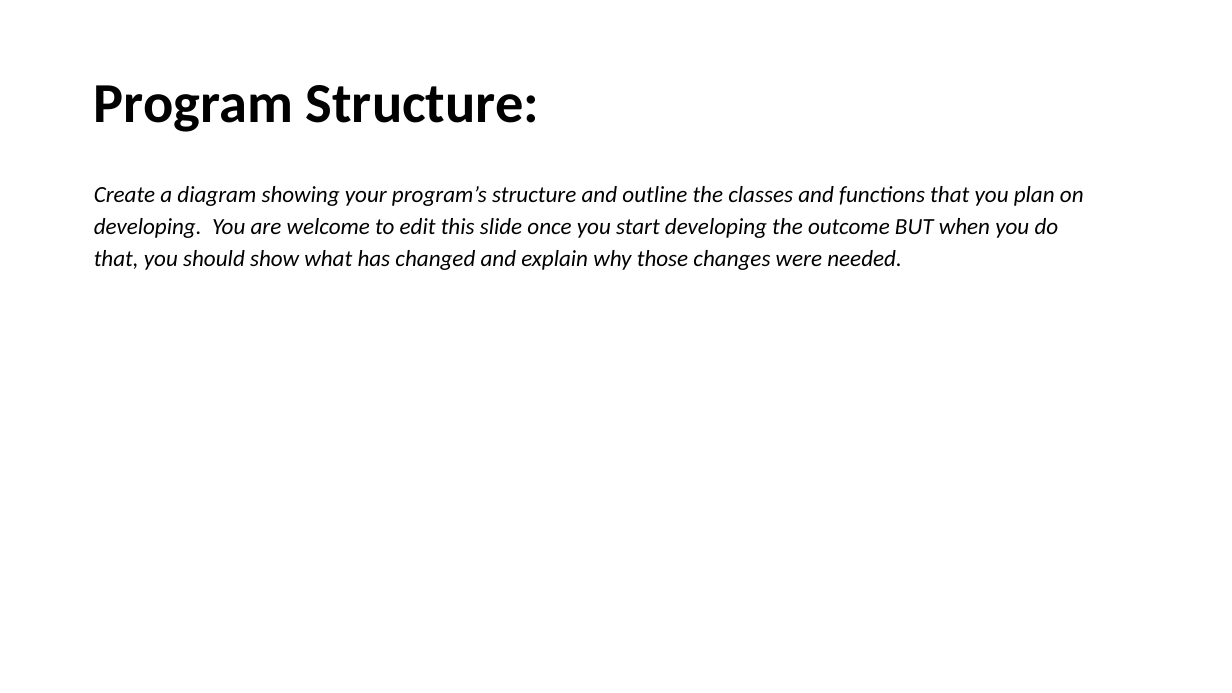
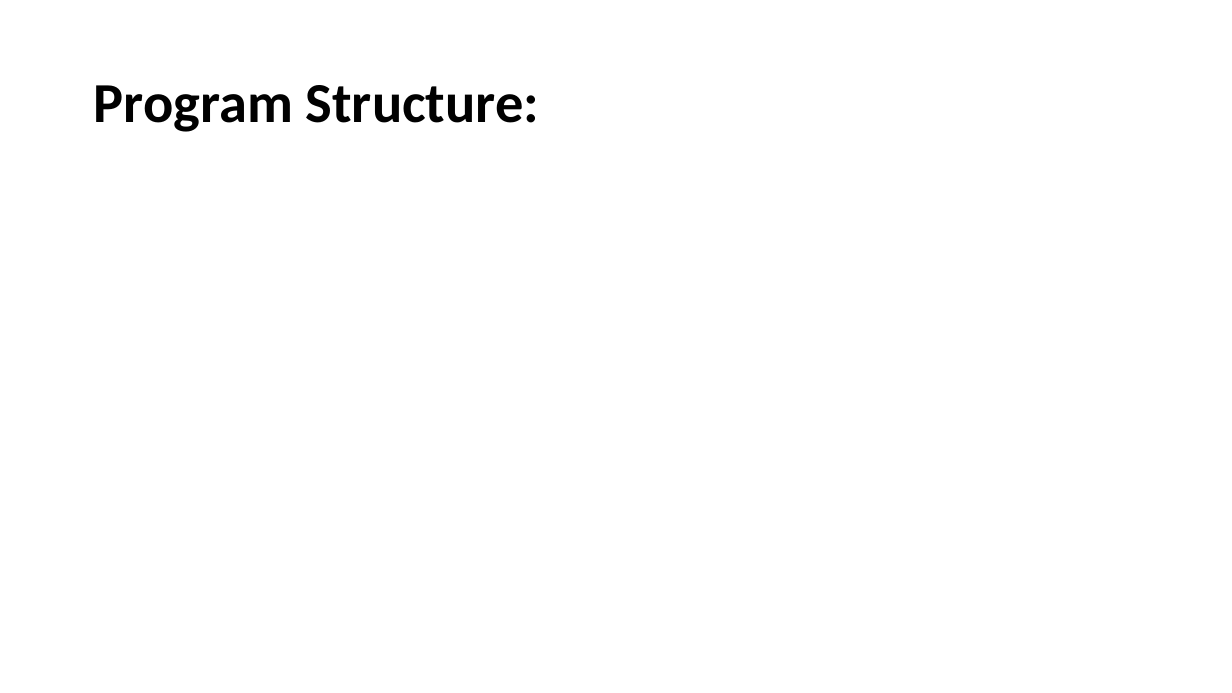
Before and after one commit to Samuel-Burgess/CS-Assesment-Programming, a slide deck: slide 4 of Documentation/3.7 and 3.8 Documentation Samuel Burgess.pptx (slide 6 before the commit). Drawn at 1232x693 pixels with LibreOffice and Linux fonts; fonts in the diff are those of the drawing. Boxes give left, top, right and bottom in pixels: in the first picture for what was removed or moved away, otherwise in the second. Text is boxed around its words. In the diff, an @@ line names an element or a change of style, - is before the commit and + after.

```diff
--- a/Documentation/3.7 and 3.8 Documentation Samuel Burgess.pptx
+++ b/Documentation/3.7 and 3.8 Documentation Samuel Burgess.pptx
@@ text removed at (94,186,1084,270) @@
-Create a diagram showing your program’s structure and outline the classes and functions that you plan on developing. You are welcome to edit this slide once you start developing the outcome BUT when you do that, you should show what has changed and explain why those changes were needed.
```
Also in this commit, not shown: 3 other slides changed, 2 slides removed, 2 other files.
